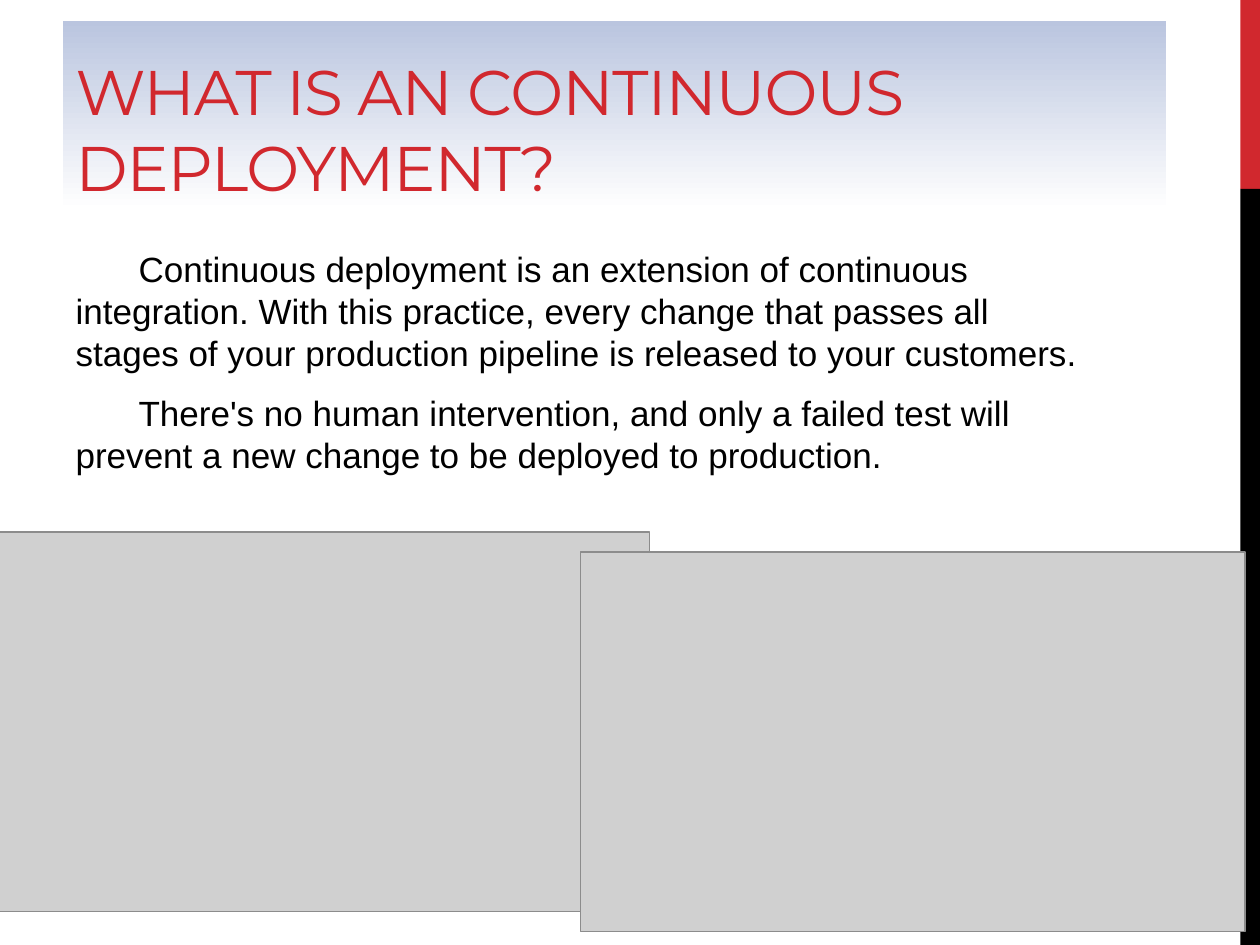
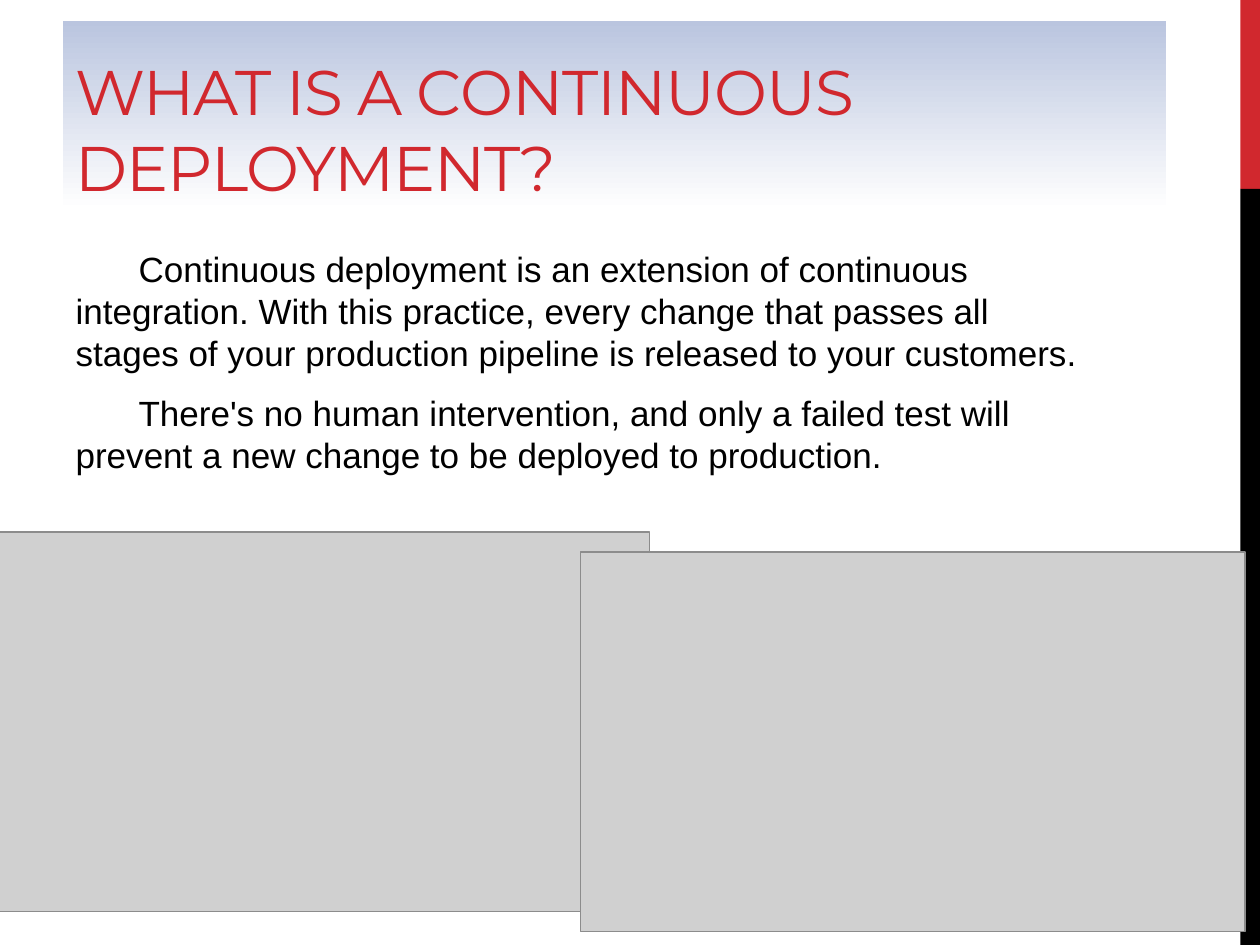
Before and after one commit to tarasiscom/Lv-273, a slide deck: slide 6 of education/Continious Integration&Deployment.pptx (slide 4 before the commit). Drawn at 1260x945 pixels with LibreOffice and Linux fonts; fonts in the diff are those of the drawing; grey boxes stand for pictures. Boxes give left, top, right and bottom in pixels: in the first picture for what was removed or moved away, otherwise in the second. Text is boxed around its words. In the diff, an @@ line names an element or a change of style, - is before the commit and + after.

Commit message:
New version of Continuous I&D presentation

```diff
--- a/education/Continious Integration&Deployment.pptx
+++ b/education/Continious Integration&Deployment.pptx
@@ title at (x1=76, y1=70, x2=854, y2=192): text changed @@
-WHAT IS AN CONTINUOUS DEPLOYMENT?
+WHAT IS A CONTINUOUS DEPLOYMENT?
```
Also in this commit, not shown: 1 other slide changed, 7 slides added.
